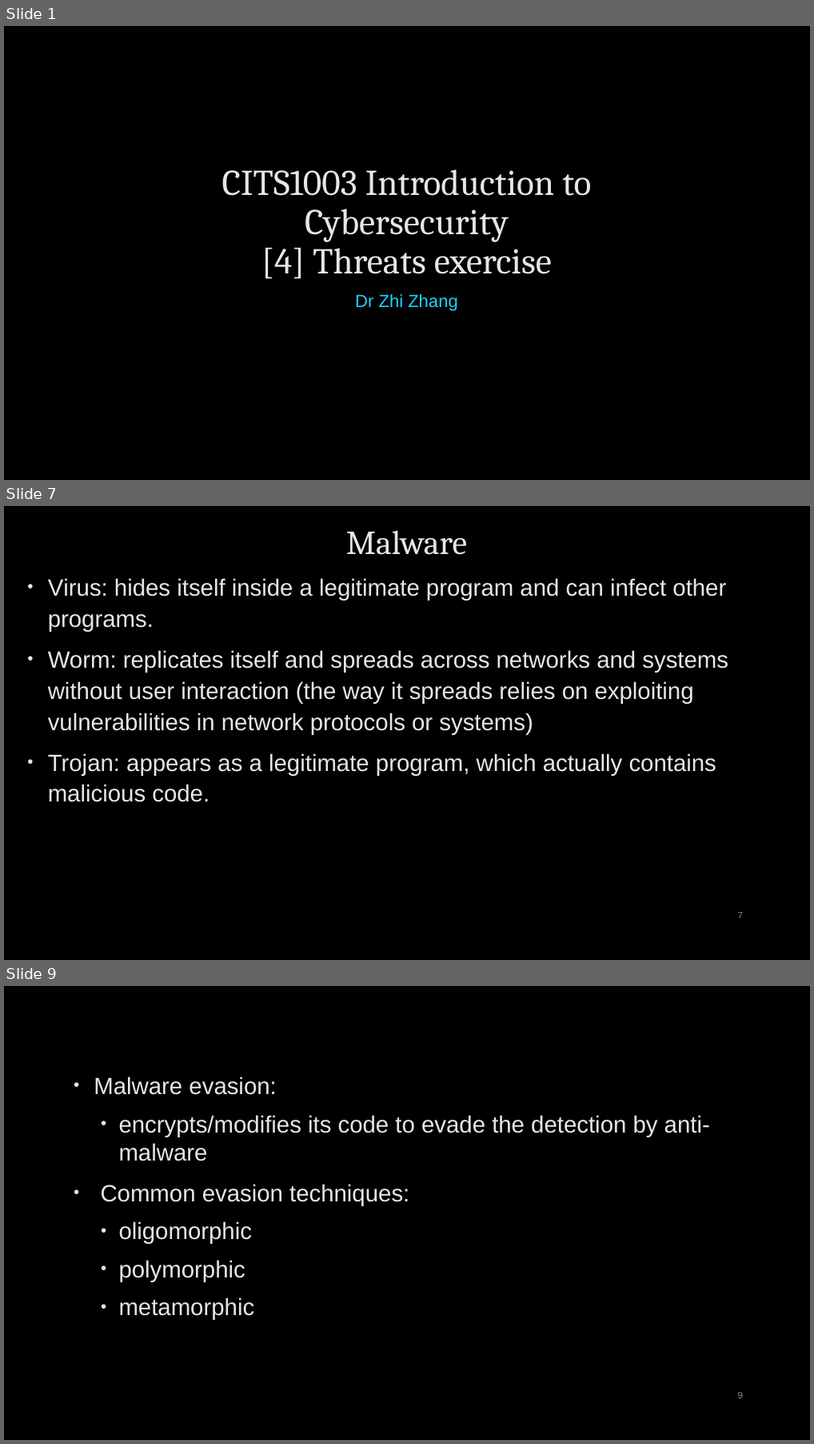
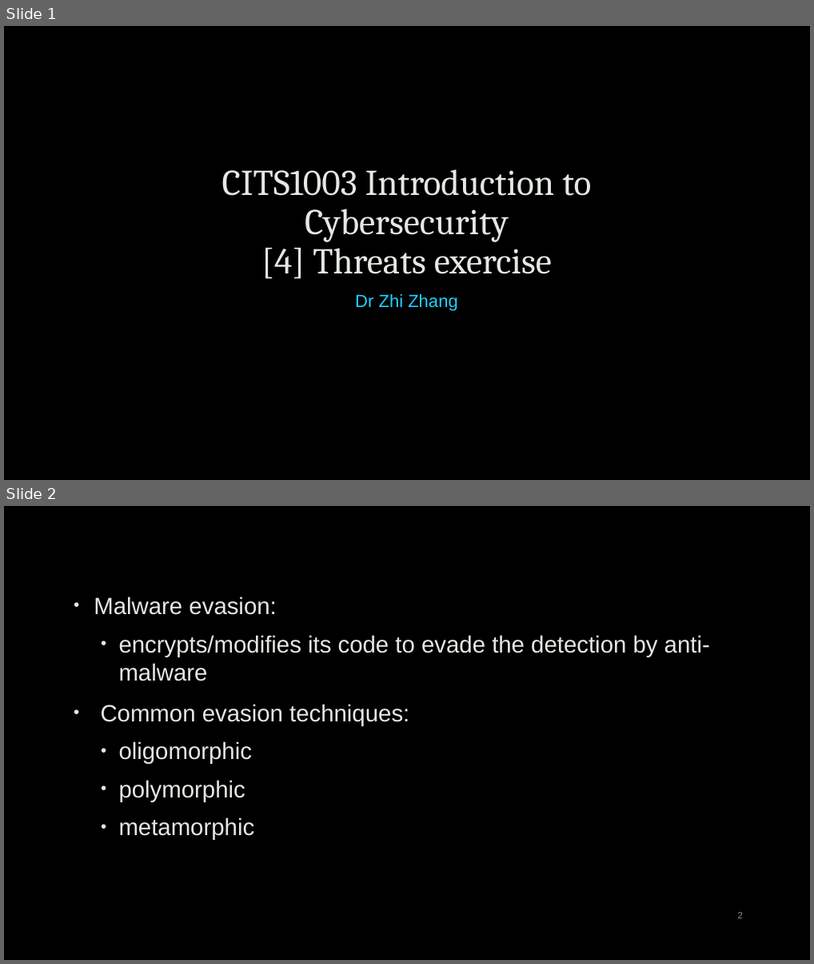
Before and after one commit to robert-mcknight/citx1003, a slide deck: cits1003-lecture_slides/CITS1003-5 Threats - exercises.pptx. Shown one above the other, each under a label of ours: slides 1, 7 and 9 before the commit, slides 1 and 2 after it; the slides between them are not shown. The pictures are 814x1444 and 814x964 pixels, drawn with LibreOffice and Linux fonts; fonts in the diff are those of the drawing; background and template pictures are left out. Boxes give left, top, right and bottom in pixels: in the first picture for what was removed or moved away, otherwise in the second. Text is boxed around its words. In the diff, an @@ line names an element or a change of style, - is before the commit and + after.

```diff
--- a/cits1003-lecture_slides/CITS1003-5 Threats - exercises.pptx
+++ b/cits1003-lecture_slides/CITS1003-5 Threats - exercises.pptx
@@ slide 7 removed at [4, 506, 810, 960], background picture (left out) @@
@@ title removed at [346, 531, 467, 555] @@
-Malware
@@ text removed at [48, 578, 729, 802] @@
-• Virus: hides itself inside a legitimate program and can infect other programs.
-• Worm: replicates itself and spreads across networks and systems without user interaction (the way it spreads relies on exploiting vulnerabilities in network protocols or systems)
-• Trojan: appears as a legitimate program, which actually contains malicious code.
@@ page number removed at [738, 912, 743, 918] @@
-7
@@ what was slide 9 is now slide 2 @@
@@ page number at [738, 912, 743, 918]: text changed @@
-9
+2
```
Also in this commit, not shown: 2 slides changed, 6 other slides removed, 5 other files.
